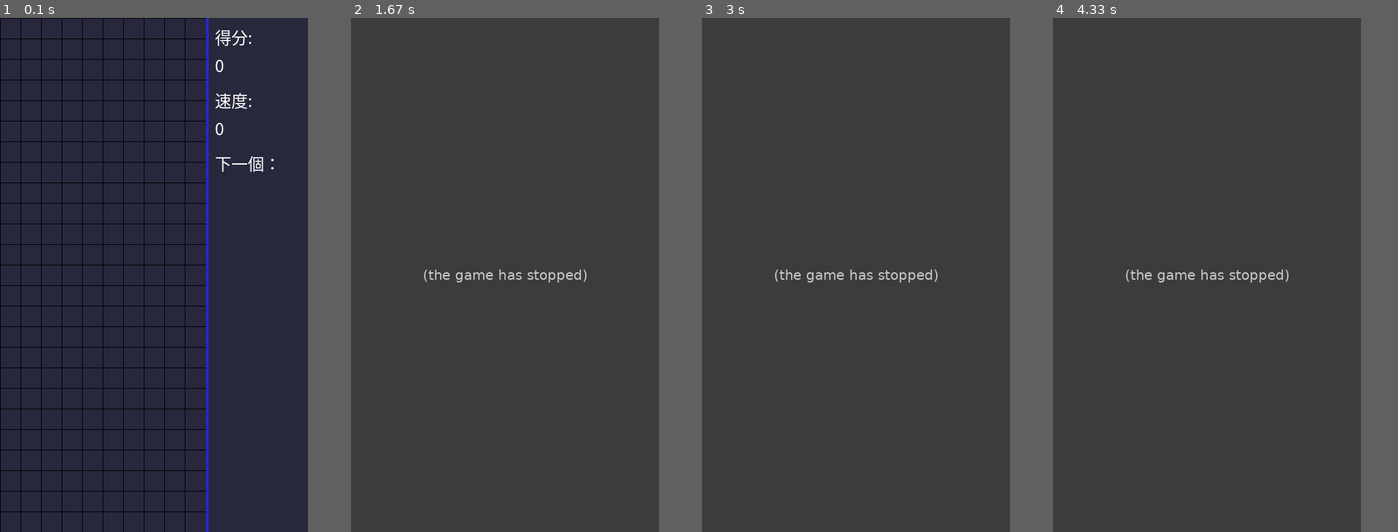
Above: before the commit, frames 1-4 (left to right).
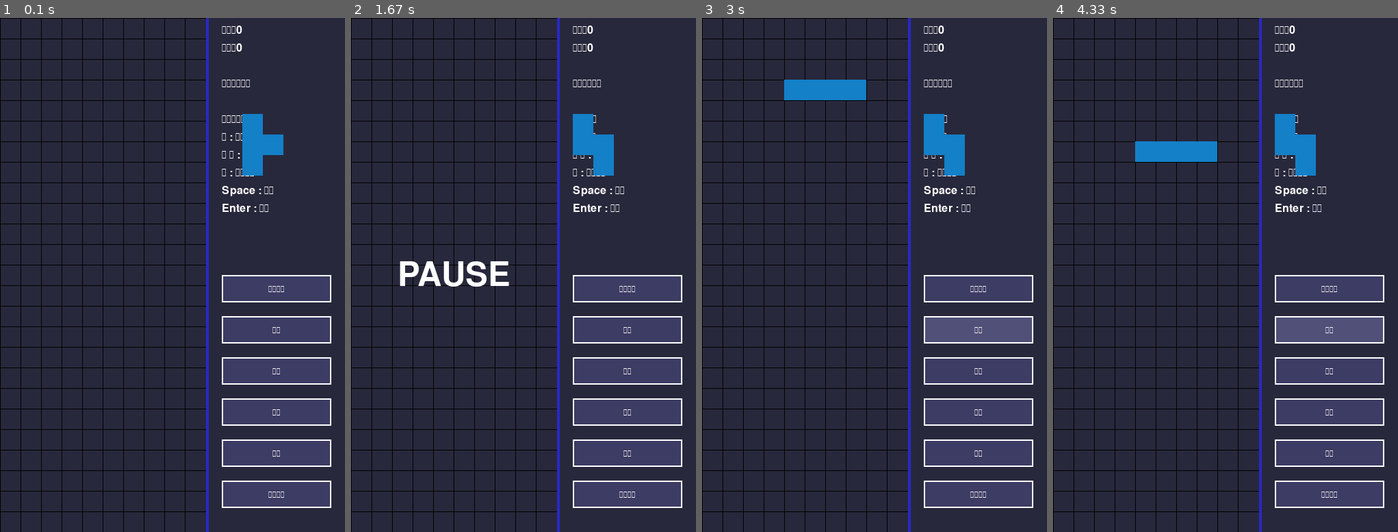
Above: after the commit, the same moments.

Repository: tutumomo/pygames
Game: pygame game, started from Tetris/main.py
Same seed, same stepped clock (60 frames per second), same inputs: the game is played once before the commit and once after it.
Inputs (mouse positions are in pixels of both pictures, inside the frame that each line leads up to):
- Up to frame 1 (0.1 s): no input
- Up to frame 2 (1.67 s): click (627, 290) at 0.38 s, where only the run after the commit has a clickable "開始遊戲"; hold W 0.67-1.13 s; hold Right 0.67-1.13 s; tap Space at 1.17 s; press the mouse at (627, 290) at 1.53 s; move the mouse to (561, 346) at 1.63 s
- Up to frame 3 (3 s): release the mouse at (846, 408) at 1.77 s; click "暫停" at 1.88 s; hold Right 2.17-2.63 s; hold Up 2.67-2.97 s
- Up to frame 4 (4.33 s): hold Right 3-3.47 s; hold Left 3.5-4.03 s; hold Down from 4.07 s (still down)
In our replay, the window is 450x750 before the commit and 504x750 after it. These sizes can differ from the game's own. Grey fills any space a smaller window leaves; there, only what the larger window draws over its background counts as a difference.

The runs differ from the first frame. In frame 1, 12% of the frame differs, in the area x 62-97%, y 1-96%; in frame 2, 17%; in frame 3, 17%, in the area x 0-97%, y 0-100%; in frame 4, 17%.
Error before the commit: AttributeError: 'NoneType' object has no attribute 'template' (main.py line 128); the game stopped at 0.67 s (later frames are placeholders)

Commit message:
Fix Tetris game controls and pause functionality

Diff:
--- a/Tetris/blocks.py
+++ b/Tetris/blocks.py
@@ -5,24 +5,28 @@
 Shape = namedtuple('Shape', 'X Y Width Height')
 Block = namedtuple('Block', 'template start_pos end_pos name next')
 
-# 方块形状的设计，我最初我是做成 4 × 4，因为长宽最长都是4，这样旋转的时候就不考虑怎么转了，就是从一个图形替换成另一个
-# 其实要实现这个功能，只需要固定左上角的坐标就可以了
+# 方塊形狀設計說明：
+# 1. 使用 4×4 的矩陣來設計方塊，因為所有方塊的長寬最大都是4格
+# 2. 這樣的設計可以簡化旋轉邏輯，只需要替換成預定義的下一個方向即可
+# 3. 通過固定左上角座標來確保方塊位置的一致性
 
-# S形方块
+# S形方塊
 S_BLOCK = [Block(['.OO',
                   'OO.',
                   '...'], Point(0, 0), Point(2, 1), 'S', 1),
            Block(['O..',
                   'OO.',
                   '.O.'], Point(0, 0), Point(1, 2), 'S', 0)]
-# Z形方块
+
+# Z形方塊
 Z_BLOCK = [Block(['OO.',
                   '.OO',
                   '...'], Point(0, 0), Point(2, 1), 'Z', 1),
            Block(['.O.',
                   'OO.',
                   'O..'], Point(0, 0), Point(1, 2), 'Z', 0)]
-# I型方块
+
+# I型方塊
 I_BLOCK = [Block(['.O..',
                   '.O..',
                   '.O..',
@@ -31,10 +35,12 @@
                   '....',
                   'OOOO',
                   '....'], Point(0, 2), Point(3, 2), 'I', 0)]
-# O型方块
+
+# O型方塊
 O_BLOCK = [Block(['OO',
                   'OO'], Point(0, 0), Point(1, 1), 'O', 0)]
-# J型方块
+
+# J型方塊
 J_BLOCK = [Block(['O..',
                   'OOO',
                   '...'], Point(0, 0), Point(2, 1), 'J', 1),
@@ -47,7 +53,8 @@
            Block(['.O.',
                   '.O.',
                   'OO.'], Point(0, 0), Point(1, 2), 'J', 0)]
-# L型方块
+
+# L型方塊
 L_BLOCK = [Block(['..O',
                   'OOO',
                   '...'], Point(0, 0), Point(2, 1), 'L', 1),
@@ -60,7 +67,8 @@
            Block(['OO.',
                   '.O.',
                   '.O.'], Point(0, 0), Point(1, 2), 'L', 0)]
-# T型方块
+
+# T型方塊
 T_BLOCK = [Block(['.O.',
                   'OOO',
                   '...'], Point(0, 0), Point(2, 1), 'T', 1),
@@ -84,6 +92,7 @@
 
 
 def get_block():
+    """隨機取得一個方塊"""
     block_name = random.choice('OIZTLSJ')
     b = BLOCKS[block_name]
     idx = random.randint(0, len(b) - 1)
@@ -91,5 +100,6 @@
 
 
 def get_next_block(block):
+    """取得方塊的下一個旋轉狀態"""
     b = BLOCKS[block.name]
     return b[block.next]
--- a/Tetris/main.py
+++ b/Tetris/main.py
@@ -4,51 +4,140 @@
 from pygame.locals import *
 import blocks
 
-SIZE = 30  # 每个小方格大小
-BLOCK_HEIGHT = 25  # 游戏区高度
-BLOCK_WIDTH = 10   # 游戏区宽度
-BORDER_WIDTH = 4   # 游戏区边框宽度
-BORDER_COLOR = (40, 40, 200)  # 游戏区边框颜色
-SCREEN_WIDTH = SIZE * (BLOCK_WIDTH + 5)  # 游戏屏幕的宽
-SCREEN_HEIGHT = SIZE * BLOCK_HEIGHT      # 游戏屏幕的高
-BG_COLOR = (40, 40, 60)  # 背景色
-BLOCK_COLOR = (20, 128, 200)  #
+# 遊戲區域設定
+SIZE = 30  # 每個小方格大小
+BLOCK_HEIGHT = 25  # 遊戲區高度
+BLOCK_WIDTH = 10   # 遊戲區寬度
+BORDER_WIDTH = 4   # 遊戲區邊框寬度
+
+# 顏色定義
+BORDER_COLOR = (40, 40, 200)  # 遊戲區邊框顏色
+BG_COLOR = (40, 40, 60)      # 背景色
+BLOCK_COLOR = (20, 128, 200)  # 方塊顏色
 BLACK = (0, 0, 0)
-RED = (200, 30, 30)      # GAME OVER 的字体颜色
-
-
-def print_text(screen, font, x, y, text, fcolor=(255, 255, 255)):
-    imgText = font.render(text, True, fcolor)
-    screen.blit(imgText, (x, y))
-
+WHITE = (255, 255, 255)
+RED = (200, 30, 30)         # GAME OVER 顏色
+BUTTON_COLOR = (60, 60, 100)
+BUTTON_HOVER_COLOR = (80, 80, 120)
+
+# 螢幕設定
+INFO_WIDTH = 200  # 資訊區域寬度
+SCREEN_WIDTH = SIZE * BLOCK_WIDTH + BORDER_WIDTH + INFO_WIDTH  # 遊戲螢幕的寬
+SCREEN_HEIGHT = SIZE * BLOCK_HEIGHT      # 遊戲螢幕的高
+
+# 支援的字體列表
+FONT_LIST = ['微軟正黑體', 'Microsoft JhengHei', 'PMingLiU', 'MingLiU']
+
+def get_system_font():
+    """獲取系統支援的中文字體"""
+    available_font = None
+    for font_name in FONT_LIST:
+        if font_name.lower() in [f.lower() for f in pygame.font.get_fonts()]:
+            available_font = font_name
+            break
+    return available_font or pygame.font.get_default_font()
+
+def print_text(screen, font, x, y, text, fcolor=WHITE):
+    """繪製文字"""
+    try:
+        imgText = font.render(text, True, fcolor)
+        screen.blit(imgText, (x, y))
+    except pygame.error:
+        pass  # 忽略字體渲染錯誤
+
+class Button:
+    """按鈕類"""
+    def __init__(self, screen, text, x, y, width, height, color, hover_color, font):
+        self.screen = screen
+        self.text = text
+        self.x = x
+        self.y = y
+        self.width = width
+        self.height = height
+        self.color = color
+        self.hover_color = hover_color
+        self.current_color = color
+        self.rect = pygame.Rect(x, y, width, height)
+        self.font = font
+
+    def draw(self):
+        """繪製按鈕"""
+        pygame.draw.rect(self.screen, self.current_color, self.rect)
+        pygame.draw.rect(self.screen, WHITE, self.rect, 2)  # 白色邊框
+        text_surface = self.font.render(self.text, True, WHITE)
+        text_rect = text_surface.get_rect(center=self.rect.center)
+        self.screen.blit(text_surface, text_rect)
+
+    def handle_event(self, event):
+        """處理按鈕事件"""
+        if event.type == pygame.MOUSEMOTION:
+            if self.rect.collidepoint(event.pos):
+                self.current_color = self.hover_color
+            else:
+                self.current_color = self.color
+
+        if event.type == pygame.MOUSEBUTTONDOWN:
+            if self.rect.collidepoint(event.pos):
+                return True
+        return False
 
 def main():
     pygame.init()
     screen = pygame.display.set_mode((SCREEN_WIDTH, SCREEN_HEIGHT))
     pygame.display.set_caption('俄羅斯方塊')
 
-    font1 = pygame.font.SysFont('microsoftyaheiui', 24)  # 黑体24
-    font2 = pygame.font.Font(None, 72)  # GAME OVER 的字体
-    font_pos_x = BLOCK_WIDTH * SIZE + BORDER_WIDTH + 10  # 右侧信息显示区域字体位置的X坐标
-    gameover_size = font2.size('GAME OVER')
-    font1_height = int(font1.size('得分')[1])
-
-    cur_block = None   # 当前下落方块
-    next_block = None  # 下一个方块
-    cur_pos_x, cur_pos_y = 0, 0
-
-    game_area = None    # 整个游戏区域
-    game_over = True
-    start = False       # 是否开始，当start = True，game_over = True 时，才显示 GAME OVER
-    score = 0           # 得分
-    orispeed = 0.5      # 原始速度
-    speed = orispeed    # 当前速度
-    pause = False       # 暂停
-    last_drop_time = None   # 上次下落时间
-    last_press_time = None  # 上次按键时间
+    # 初始化字體
+    system_font = get_system_font()
+    font1 = pygame.font.SysFont(system_font, 24)  # 一般文字
+    font2 = pygame.font.Font(None, 72)  # GAME OVER 字體
+    button_font = pygame.font.SysFont(system_font, 20)  # 按鈕文字
+
+    # 計算位置
+    info_area_x = BLOCK_WIDTH * SIZE + BORDER_WIDTH + 20
+    button_width = 160
+    button_height = 40
+    button_margin = 20  # Increased margin between buttons
+
+    # 計算按鈕起始位置，將按鈕位置往下移動
+    button_start_y = SCREEN_HEIGHT // 2  # Start buttons from middle of screen
+
+    # 初始化按鈕
+    buttons = {
+        'start': Button(screen, '開始遊戲', info_area_x, button_start_y,
+                       button_width, button_height, BUTTON_COLOR, BUTTON_HOVER_COLOR, button_font),
+        'pause': Button(screen, '暫停', info_area_x, button_start_y + button_height + button_margin,
+                       button_width, button_height, BUTTON_COLOR, BUTTON_HOVER_COLOR, button_font),
+        'rotate': Button(screen, '旋轉', info_area_x, button_start_y + (button_height + button_margin) * 2,
+                        button_width, button_height, BUTTON_COLOR, BUTTON_HOVER_COLOR, button_font),
+        'left': Button(screen, '左移', info_area_x, button_start_y + (button_height + button_margin) * 3,
+                      button_width, button_height, BUTTON_COLOR, BUTTON_HOVER_COLOR, button_font),
+        'right': Button(screen, '右移', info_area_x, button_start_y + (button_height + button_margin) * 4,
+                       button_width, button_height, BUTTON_COLOR, BUTTON_HOVER_COLOR, button_font),
+        'down': Button(screen, '快速下落', info_area_x, button_start_y + (button_height + button_margin) * 5,
+                      button_width, button_height, BUTTON_COLOR, BUTTON_HOVER_COLOR, button_font)
+    }
+
+    # 初始化遊戲變數
+    global cur_block, next_block, game_area, cur_pos_x, cur_pos_y, game_over, score, speed, orispeed, last_drop_time, last_press_time, pause, start
+
+    # Initialize the game variables
+    cur_block = blocks.get_block()
+    next_block = blocks.get_block()
+    game_area = [['.'] * BLOCK_WIDTH for _ in range(BLOCK_HEIGHT)]
+    cur_pos_x = (BLOCK_WIDTH - cur_block.end_pos.X - 1) // 2
+    cur_pos_y = -1 - cur_block.end_pos.Y
+    game_over = True  # Start with game over state
+    score = 0
+    orispeed = 0.5
+    speed = orispeed
+    last_drop_time = time.time()
+    last_press_time = time.time()
+    pause = False
+    start = False
 
     def _dock():
-        nonlocal cur_block, next_block, game_area, cur_pos_x, cur_pos_y, game_over, score, speed
+        """處理方塊著陸"""
+        global cur_block, next_block, game_area, cur_pos_x, cur_pos_y, game_over, score, speed
         for _i in range(cur_block.start_pos.Y, cur_block.end_pos.Y + 1):
             for _j in range(cur_block.start_pos.X, cur_block.end_pos.X + 1):
                 if cur_block.template[_i][_j] != '.':
@@ -56,13 +145,13 @@
         if cur_pos_y + cur_block.start_pos.Y <= 0:
             game_over = True
         else:
-            # 计算消除
+            # 計算消除
             remove_idxs = []
             for _i in range(cur_block.start_pos.Y, cur_block.end_pos.Y + 1):
                 if all(_x == '0' for _x in game_area[cur_pos_y + _i]):
                     remove_idxs.append(cur_pos_y + _i)
             if remove_idxs:
-                # 计算得分
+                # 計算得分
                 remove_count = len(remove_idxs)
                 if remove_count == 1:
                     score += 100
@@ -89,7 +178,8 @@
             cur_pos_x, cur_pos_y = (BLOCK_WIDTH - cur_block.end_pos.X - 1) // 2, -1 - cur_block.end_pos.Y
 
     def _judge(pos_x, pos_y, block):
-        nonlocal game_area
+        """判斷方塊是否可以移動到指定位置"""
+        global game_area
         for _i in range(block.start_pos.Y, block.end_pos.Y + 1):
             if pos_y + block.end_pos.Y >= BLOCK_HEIGHT:
                 return False
@@ -98,63 +188,128 @@
                     return False
         return True
 
+    def _draw_background(screen):
+        """繪製背景"""
+        # 填充背景色
+        screen.fill(BG_COLOR)
+        # 画游戏区域分隔线
+        pygame.draw.line(screen, BORDER_COLOR,
+                         (SIZE * BLOCK_WIDTH + BORDER_WIDTH // 2, 0),
+                         (SIZE * BLOCK_WIDTH + BORDER_WIDTH // 2, SCREEN_HEIGHT), BORDER_WIDTH)
+
+    def _draw_gridlines(screen):
+        """繪製網格線"""
+        # 画网格线 竖线
+        for x in range(BLOCK_WIDTH):
+            pygame.draw.line(screen, BLACK, (x * SIZE, 0), (x * SIZE, SCREEN_HEIGHT), 1)
+        # 画网格线 横线
+        for y in range(BLOCK_HEIGHT):
+            pygame.draw.line(screen, BLACK, (0, y * SIZE), (BLOCK_WIDTH * SIZE, y * SIZE), 1)
+
+    def _draw_game_area(screen, game_area):
+        """繪製遊戲區域"""
+        if game_area:
+            for i, row in enumerate(game_area):
+                for j, cell in enumerate(row):
+                    if cell != '.':
+                        pygame.draw.rect(screen, BLOCK_COLOR, (j * SIZE, i * SIZE, SIZE, SIZE), 0)
+
+    def _draw_block(screen, block, offset_x, offset_y, pos_x, pos_y):
+        """繪製方塊"""
+        if block:
+            for i in range(block.start_pos.Y, block.end_pos.Y + 1):
+                for j in range(block.start_pos.X, block.end_pos.X + 1):
+                    if block.template[i][j] != '.':
+                        pygame.draw.rect(screen, BLOCK_COLOR,
+                                         (offset_x + (pos_x + j) * SIZE, offset_y + (pos_y + i) * SIZE, SIZE, SIZE), 0)
+
+    def _draw_info(screen, font, pos_x, font_height, score):
+        """繪製遊戲資訊"""
+        info_y = 10
+        line_spacing = font_height + 10
+
+        # 遊戲狀態資訊
+        print_text(screen, font, pos_x, info_y, f'得分：{score}')
+        info_y += line_spacing
+        print_text(screen, font, pos_x, info_y, f'速度：{score//10000}')
+        info_y += line_spacing * 2
+
+        # 下一個方塊提示
+        print_text(screen, font, pos_x, info_y, '下一個方塊：')
+        info_y += line_spacing * 2
+
+        # 鍵盤操作說明
+        print_text(screen, font, pos_x, info_y, '鍵盤操作：')
+        info_y += line_spacing
+        print_text(screen, font, pos_x, info_y, '↑ : 旋轉')
+        info_y += line_spacing
+        print_text(screen, font, pos_x, info_y, '← → : 左右移動')
+        info_y += line_spacing
+        print_text(screen, font, pos_x, info_y, '↓ : 加速下落')
+        info_y += line_spacing
+        print_text(screen, font, pos_x, info_y, 'Space : 暫停')
+        info_y += line_spacing
+        print_text(screen, font, pos_x, info_y, 'Enter : 開始')
+
     while True:
         for event in pygame.event.get():
             if event.type == QUIT:
                 sys.exit()
-            elif event.type == KEYDOWN:
-                if event.key == K_RETURN:
-                    if game_over:
-                        start = True
-                        game_over = False
-                        score = 0
-                        last_drop_time = time.time()
-                        last_press_time = time.time()
-                        game_area = [['.'] * BLOCK_WIDTH for _ in range(BLOCK_HEIGHT)]
-                        cur_block = blocks.get_block()
-                        next_block = blocks.get_block()
-                        cur_pos_x, cur_pos_y = (BLOCK_WIDTH - cur_block.end_pos.X - 1) // 2, -1 - cur_block.end_pos.Y
-                elif event.key == K_SPACE:
-                    if not game_over:
+
+            # 處理按鈕事件
+            if buttons['start'].handle_event(event):
+                if game_over:
+                    start = True
+                    game_over = False
+                    score = 0
+                    speed = orispeed
+                    last_drop_time = time.time()
+                    last_press_time = time.time()
+                    game_area = [['.'] * BLOCK_WIDTH for _ in range(BLOCK_HEIGHT)]
+                    cur_block = blocks.get_block()
+                    next_block = blocks.get_block()
+                    cur_pos_x, cur_pos_y = (BLOCK_WIDTH - cur_block.end_pos.X - 1) // 2, -1 - cur_block.end_pos.Y
+
+            if not game_over:
+                if buttons['pause'].handle_event(event):
+                    pause = not pause
+
+            if event.type == pygame.KEYDOWN:
+                if not game_over:
+                    if event.key == pygame.K_SPACE:
                         pause = not pause
-                elif event.key in (K_w, K_UP):
-                    # 旋转
-                    # 其实记得不是很清楚了，比如
-                    # .0.
-                    # .00
-                    # ..0
-                    # 这个在最右边靠边的情况下是否可以旋转，我试完了网上的俄罗斯方块，是不能旋转的，这里我们就按不能旋转来做
-                    # 我们在形状设计的时候做了很多的空白，这样只需要规定整个形状包括空白部分全部在游戏区域内时才可以旋转
-                    if 0 <= cur_pos_x <= BLOCK_WIDTH - len(cur_block.template[0]):
-                        _next_block = blocks.get_next_block(cur_block)
-                        if _judge(cur_pos_x, cur_pos_y, _next_block):
-                            cur_block = _next_block
-
-        if event.type == pygame.KEYDOWN:
-            if event.key == pygame.K_LEFT:
-                if not game_over and not pause:
-                    if time.time() - last_press_time > 0.1:
-                        last_press_time = time.time()
-                        if cur_pos_x > - cur_block.start_pos.X:
-                            if _judge(cur_pos_x - 1, cur_pos_y, cur_block):
-                                cur_pos_x -= 1
-            if event.key == pygame.K_RIGHT:
-                if not game_over and not pause:
-                    if time.time() - last_press_time > 0.1:
-                        last_press_time = time.time()
-                        # 不能移除右边框
-                        if cur_pos_x + cur_block.end_pos.X + 1 < BLOCK_WIDTH:
-                            if _judge(cur_pos_x + 1, cur_pos_y, cur_block):
-                                cur_pos_x += 1
-            if event.key == pygame.K_DOWN:
-                if not game_over and not pause:
-                    if time.time() - last_press_time > 0.1:
-                        last_press_time = time.time()
-                        if not _judge(cur_pos_x, cur_pos_y + 1, cur_block):
-                            _dock()
-                        else:
-                            last_drop_time = time.time()
-                            cur_pos_y += 1
+
+                    if not pause:
+                        if event.key in (pygame.K_UP, pygame.K_w):
+                            if time.time() - last_press_time > 0.1:
+                                last_press_time = time.time()
+                                if 0 <= cur_pos_x <= BLOCK_WIDTH - len(cur_block.template[0]):
+                                    _next_block = blocks.get_next_block(cur_block)
+                                    if _judge(cur_pos_x, cur_pos_y, _next_block):
+                                        cur_block = _next_block
+
+                        elif event.key == pygame.K_LEFT:
+                            if time.time() - last_press_time > 0.1:
+                                last_press_time = time.time()
+                                if cur_pos_x > - cur_block.start_pos.X:
+                                    if _judge(cur_pos_x - 1, cur_pos_y, cur_block):
+                                        cur_pos_x -= 1
+
+                        elif event.key == pygame.K_RIGHT:
+                            if time.time() - last_press_time > 0.1:
+                                last_press_time = time.time()
+                                if cur_pos_x + cur_block.end_pos.X + 1 < BLOCK_WIDTH:
+                                    if _judge(cur_pos_x + 1, cur_pos_y, cur_block):
+                                        cur_pos_x += 1
+
+                        elif event.key == pygame.K_DOWN:
+                            if time.time() - last_press_time > 0.1:
+                                last_press_time = time.time()
+                                if not _judge(cur_pos_x, cur_pos_y + 1, cur_block):
+                                    _dock()
+                                else:
+                                    last_drop_time = time.time()
+                                    cur_pos_y += 1
 
         _draw_background(screen)
 
@@ -162,15 +317,17 @@
 
         _draw_gridlines(screen)
 
-        _draw_info(screen, font1, font_pos_x, font1_height, score)
-        # 画显示信息中的下一个方块
-        _draw_block(screen, next_block, font_pos_x, 30 + (font1_height + 6) * 5, 0, 0)
-
         if not game_over:
-            cur_drop_time = time.time()
-            if cur_drop_time - last_drop_time > speed:
-                if not pause:
-                    # 不应该在下落的时候来判断到底没，我们玩俄罗斯方块的时候，方块落到底的瞬间是可以进行左右移动
+            if pause:
+                # Draw pause text in the center of the game area
+                pause_text = font2.render("PAUSE", True, WHITE)
+                text_rect = pause_text.get_rect(center=(BLOCK_WIDTH * SIZE // 2, SCREEN_HEIGHT // 2))
+                screen.blit(pause_text, text_rect)
+            else:
+                # Draw current block and handle dropping
+                _draw_block(screen, cur_block, 0, 0, cur_pos_x, cur_pos_y)
+                cur_drop_time = time.time()
+                if cur_drop_time - last_drop_time > speed:
                     if not _judge(cur_pos_x, cur_pos_y + 1, cur_block):
                         _dock()
                     else:
@@ -179,62 +336,19 @@
         else:
             if start:
                 print_text(screen, font2,
-                           (SCREEN_WIDTH - gameover_size[0]) // 2, (SCREEN_HEIGHT - gameover_size[1]) // 2,
-                           'GAME OVER', RED)
-
-        # 画当前下落方块
-        _draw_block(screen, cur_block, 0, 0, cur_pos_x, cur_pos_y)
+                          (SCREEN_WIDTH - font2.size('GAME OVER')[0]) // 2,
+                          (SCREEN_HEIGHT - font2.size('GAME OVER')[1]) // 2,
+                          'GAME OVER', RED)
+
+        # Always draw score and next block
+        _draw_info(screen, font1, info_area_x, font1.size('得分')[1], score)
+        _draw_block(screen, next_block, info_area_x, 30 + (font1.size('得分')[1] + 6) * 5, 0, 0)
+
+        # Draw buttons
+        for button in buttons.values():
+            button.draw()
 
         pygame.display.flip()
-
-
-# 画背景
-def _draw_background(screen):
-    # 填充背景色
-    screen.fill(BG_COLOR)
-    # 画游戏区域分隔线
-    pygame.draw.line(screen, BORDER_COLOR,
-                     (SIZE * BLOCK_WIDTH + BORDER_WIDTH // 2, 0),
-                     (SIZE * BLOCK_WIDTH + BORDER_WIDTH // 2, SCREEN_HEIGHT), BORDER_WIDTH)
-
-
-# 画网格线
-def _draw_gridlines(screen):
-    # 画网格线 竖线
-    for x in range(BLOCK_WIDTH):
-        pygame.draw.line(screen, BLACK, (x * SIZE, 0), (x * SIZE, SCREEN_HEIGHT), 1)
-    # 画网格线 横线
-    for y in range(BLOCK_HEIGHT):
-        pygame.draw.line(screen, BLACK, (0, y * SIZE), (BLOCK_WIDTH * SIZE, y * SIZE), 1)
-
-
-# 画已经落下的方块
-def _draw_game_area(screen, game_area):
-    if game_area:
-        for i, row in enumerate(game_area):
-            for j, cell in enumerate(row):
-                if cell != '.':
-                    pygame.draw.rect(screen, BLOCK_COLOR, (j * SIZE, i * SIZE, SIZE, SIZE), 0)
-
-
-# 画单个方块
-def _draw_block(screen, block, offset_x, offset_y, pos_x, pos_y):
-    if block:
-        for i in range(block.start_pos.Y, block.end_pos.Y + 1):
-            for j in range(block.start_pos.X, block.end_pos.X + 1):
-                if block.template[i][j] != '.':
-                    pygame.draw.rect(screen, BLOCK_COLOR,
-                                     (offset_x + (pos_x + j) * SIZE, offset_y + (pos_y + i) * SIZE, SIZE, SIZE), 0)
-
-
-# 画得分等信息
-def _draw_info(screen, font, pos_x, font_height, score):
-    print_text(screen, font, pos_x, 10, f'得分: ')
-    print_text(screen, font, pos_x, 10 + font_height + 6, f'{score}')
-    print_text(screen, font, pos_x, 20 + (font_height + 6) * 2, f'速度: ')
-    print_text(screen, font, pos_x, 20 + (font_height + 6) * 3, f'{score // 10000}')
-    print_text(screen, font, pos_x, 30 + (font_height + 6) * 4, f'下一個：')
-
 
 if __name__ == '__main__':
     main()
